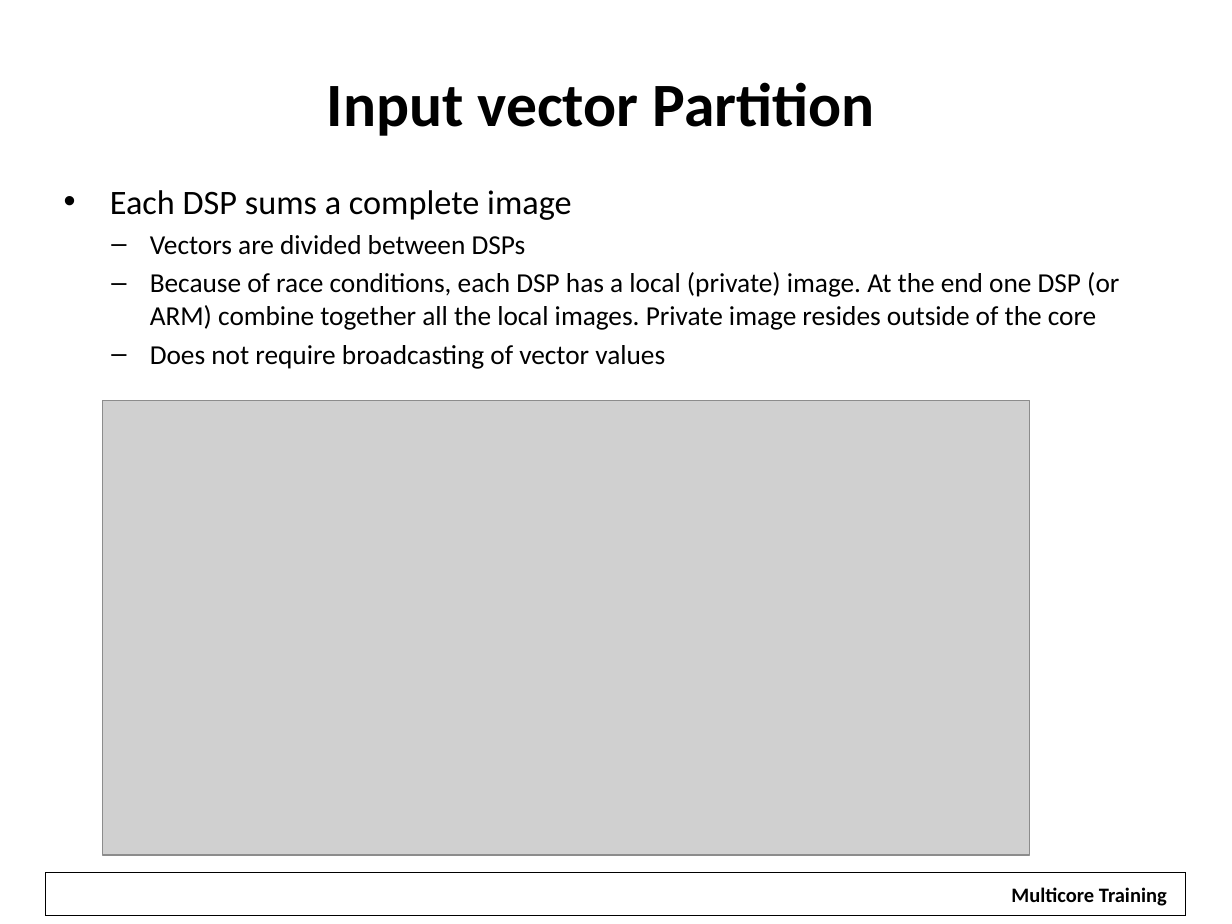
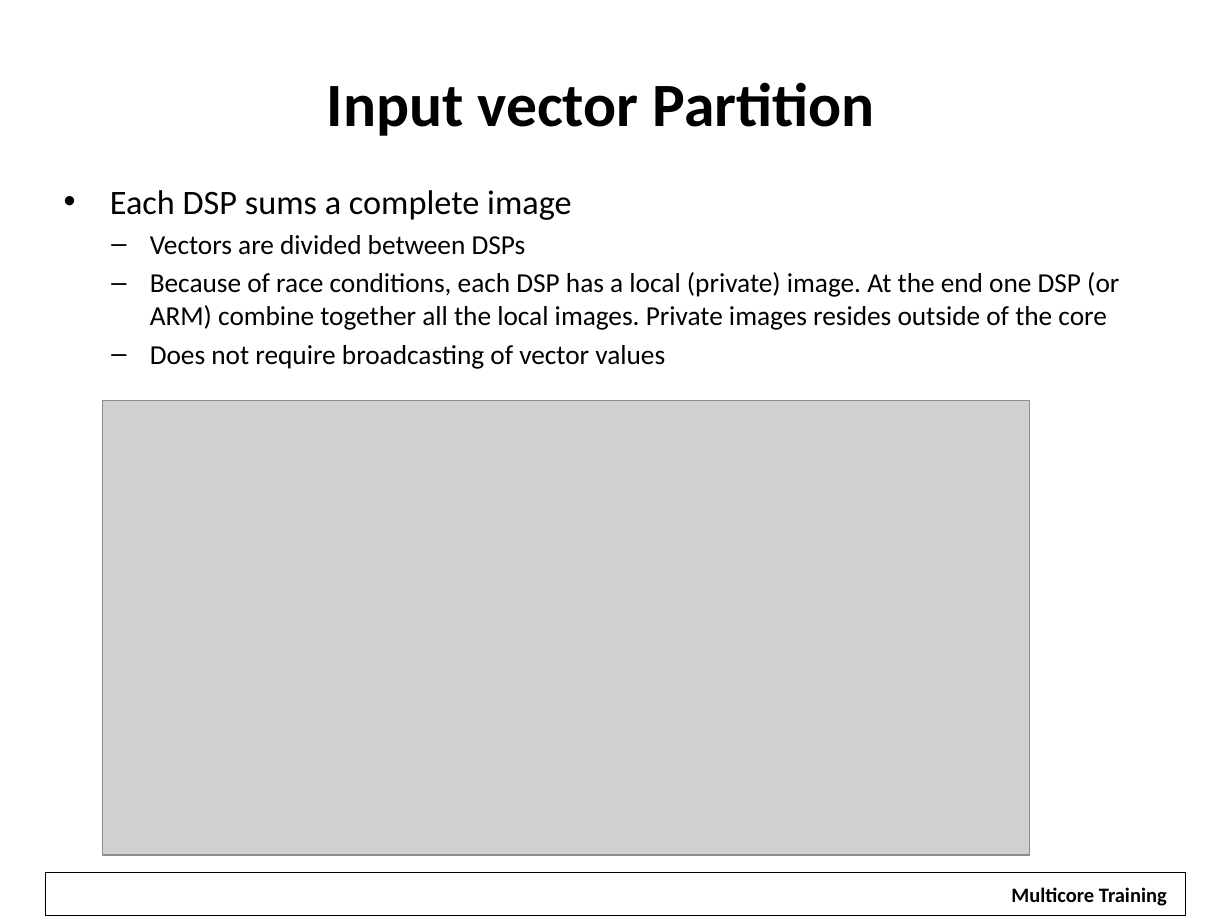
Before and after one commit to hari1989/keystone-workshop, a slide deck: slide 25 of preliminary/Working/presentations/multicoreConsiderationArm.pptx. Drawn at 1232x924 pixels with LibreOffice and Linux fonts; fonts in the diff are those of the drawing; grey boxes stand for pictures; background and template pictures are left out. Boxes give left, top, right and bottom in pixels: in the first picture for what was removed or moved away, otherwise in the second. Text is boxed around its words. In the diff, an @@ line names an element or a change of style, - is before the commit and + after.

```diff
--- a/preliminary/Working/presentations/multicoreConsiderationArm.pptx
+++ b/preliminary/Working/presentations/multicoreConsiderationArm.pptx
@@ text at [150,272,1119,330]: text changed @@
-  – Because of race conditions, each DSP has a local (private) image. At the end one DSP (or ARM) combine together all the local images. Private image resides outside of the core
+  – Because of race conditions, each DSP has a local (private) image. At the end one DSP (or ARM) combine together all the local images. Private images resides outside of the core
```
Also in this commit, not shown: 3 other slides changed.
